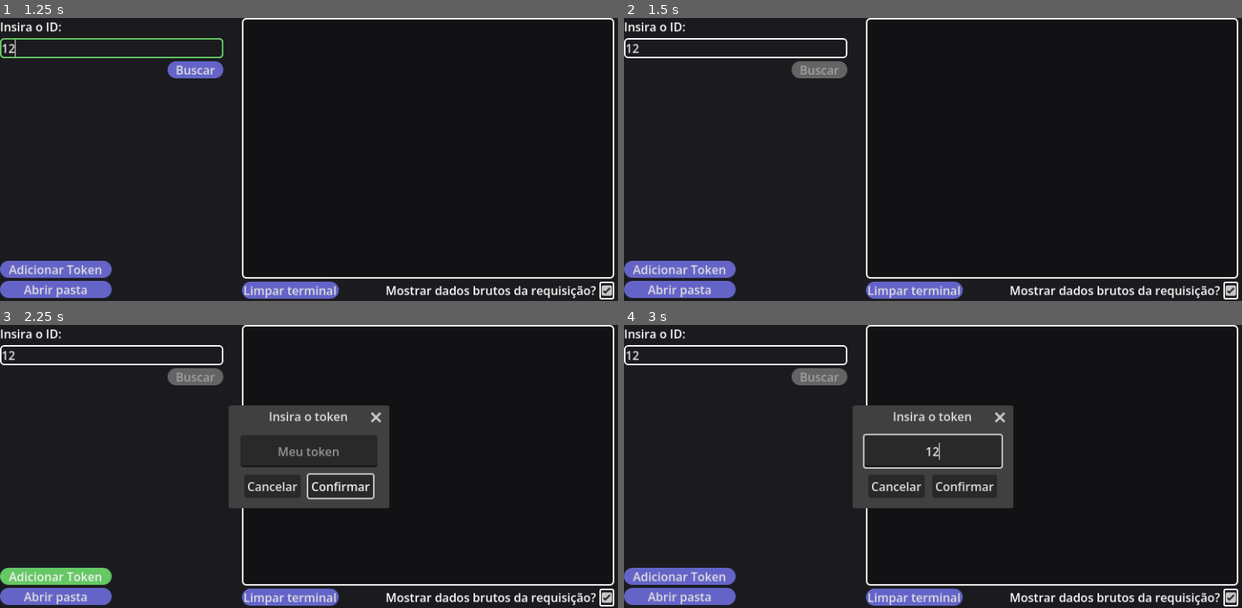
Above: before the commit, frames 1-4 (two rows, left to right).
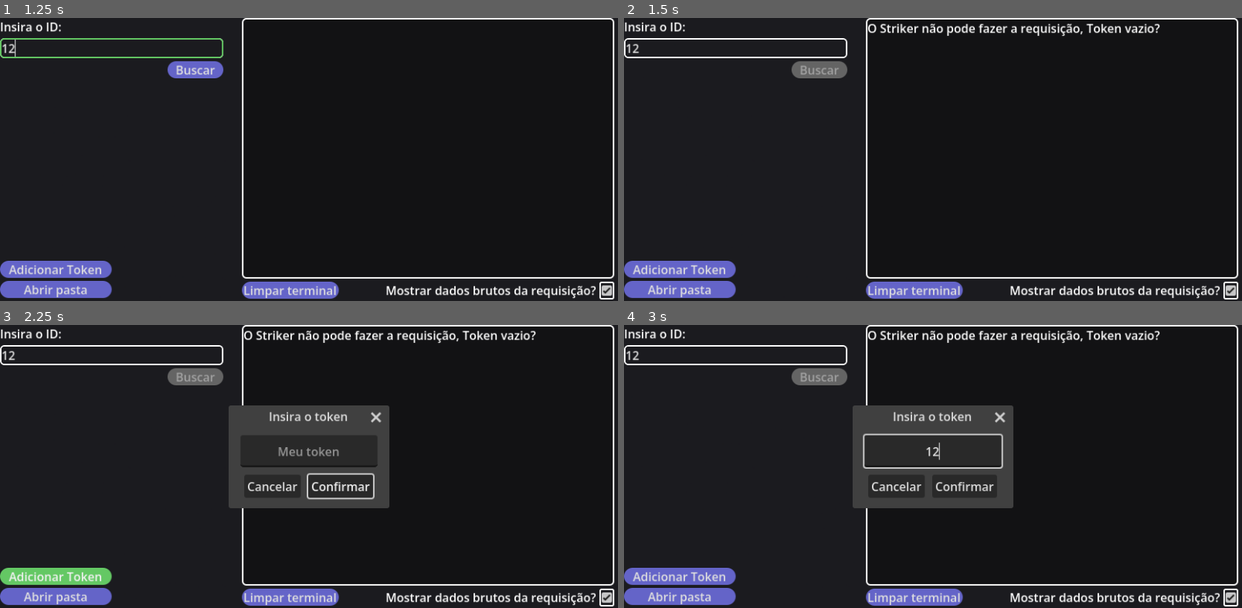
Above: after the commit, the same moments.

Repository: LucEvenepoel/Striker
Game: Godot game, scene res://scenes/MainApp.tscn
Two runs of this game, one before a commit and one after it. Both use one fixed random seed, a clock stepped at 60 frames per second and the inputs below.
Inputs (mouse positions are in pixels of both pictures, inside the frame that each line leads up to):
- Up to frame 1 (1.25 s): click (111, 49) at 0.52 s; type "12" at 0.6 s
- Up to frame 2 (1.5 s): click "Buscar" at 1.25 s
- Up to frame 3 (2.25 s): click "Adicionar Token" at 2 s
- Up to frame 4 (3 s): click (933, 452) at 2.77 s; type "12" at 2.85 s

Frame 1 is identical in both runs. In frame 2, 0.9% of the frame differs, in the area x 39-87%, y 1-7%; in frame 3, 0.9%; in frame 4, 0.9%.

Commit message:
Melhorias na estabilidade e segurança

Diff:
--- a/autoload/web/fetch.gd
+++ b/autoload/web/fetch.gd
@@ -4,8 +4,12 @@
 
 const DISCORD_PROFILES_STATIC_RESOURCE_API: String = "https://cdn.discordapp.com"
 const DISCORD_USER_STATIC_API: String = "https://discord.com/api/v10/users/"
+const STRIKER_USER_AGENT: String = "DiscordBot (https://github.com/LucEvenepoel/Striker, v1.0)"
+
 var actual_dictionary = FileManager.actual_dictionary
 
+var avatar_bag: Dictionary;
+var banner_bag: Dictionary;
 var user_bag: Dictionary = {
 	"UserID": "",
 	"AvatarID": "",
@@ -13,21 +17,27 @@
 }
 
 func _ready() -> void:
-	SignalManager.connect("search_user", fetch)
+	SignalManager.search_user.connect(fetch)
 	add_child(http)
 	http.request_completed.connect(finish_fetch)
+	http.timeout = 15
 
 func fetch(UserID: String) -> void:
-	user_bag["UserID"] = UserID
-	var url = DISCORD_USER_STATIC_API + user_bag["UserID"]
-	var headers = [
-		"Authorization: Bot %s" % actual_dictionary["Token"],
-		"Content-Type: application/json"
-	]
-	http.request(url, headers)
+	if actual_dictionary["Token"] != "":
+		user_bag["UserID"] = UserID
+		var url = DISCORD_USER_STATIC_API + user_bag["UserID"]
+		var headers = [
+			"Authorization: Bot %s" % actual_dictionary["Token"],
+			"Content-Type: application/json",
+			"User-Agent: %s" % STRIKER_USER_AGENT
+		]
+		http.request(url, headers)
+	else:
+		SignalManager.console_log.emit("O Striker não pode fazer a requisição, Token vazio?")
+		SignalManager.search_finshed.emit()
+		return
 
 func finish_fetch(_result: int, response_code: int, _headers: PackedStringArray, body: PackedByteArray) -> void:
-
 	var data = body.get_string_from_utf8()
 	var json = JSON.new()
 
@@ -41,24 +51,32 @@
 			if response_code == 200:
 				user_bag["AvatarID"] = requestdata.get("avatar", "")
 				user_bag["BannerID"] = requestdata.get("banner", "")
-				verify_urls()
+				mount_urls()
 			else:
 				SignalManager.console_log.emit("Servidor: %s" % [requestdata])
+				SignalManager.search_finshed.emit()
 				return
 		else:
 			SignalManager.console_log.emit("Ocorreu um erro ao parsear a resposta do servidor!")
+			SignalManager.search_finshed.emit()
 			return
 
-func verify_urls():
-	var avatar_bag: Dictionary = {
+func mount_urls() -> void:
+	avatar_bag = {
 		"default_discord_static_avatar_url": "%s/avatars/%s/%s.png?size=2048" % [DISCORD_PROFILES_STATIC_RESOURCE_API, user_bag["UserID"], user_bag["AvatarID"]],
 		"default_discord_animated_avatar_url": "%s/avatars/%s/%s.gif?size=2048" % [DISCORD_PROFILES_STATIC_RESOURCE_API, user_bag["UserID"], user_bag["AvatarID"]]
 	}
 
-	var banner_bag = {
+	banner_bag = {
 		"default_discord_static_banner_url": "%s/banners/%s/%s.png?size=2048" % [DISCORD_PROFILES_STATIC_RESOURCE_API, user_bag["UserID"], user_bag["BannerID"]],
 		"default_discord_animated_banner_url": "%s/banners/%s/%s.gif?size=2048" % [DISCORD_PROFILES_STATIC_RESOURCE_API, user_bag["UserID"], user_bag["BannerID"]]
 	}
+	verify_urls()
+
+func verify_urls() -> void:
+	if user_bag["AvatarID"] == null && user_bag["BannerID"] == null:
+		SignalManager.console_log.emit("O usuário não possui nenhum Avatar/Banner")
+		SignalManager.search_finshed.emit()
 
 	if !(user_bag["AvatarID"] == null):
 		if (user_bag["AvatarID"].begins_with("a_")):
--- a/components/UI Logic/console.gd
+++ b/components/UI Logic/console.gd
@@ -12,7 +12,7 @@
 	show_output_button.button_pressed = FileManager.actual_dictionary["ShowAPIResponse"]
 
 func add_message(message: String) -> void:
-	console_screen.text += (message + "\n")
+	console_screen.append_text(message + "\n")
 	console_screen.scroll_to_line(console_screen.get_line_count() - 1)
 
 func _on_clear_console_button_pressed() -> void:
--- a/components/UI Logic/insert_token_popup.gd
+++ b/components/UI Logic/insert_token_popup.gd
@@ -3,13 +3,13 @@
 @onready var input: LineEdit = $TokenInput
 
 func _on_confirmed() -> void:
-	var token = input.text
+	var token = input.text.strip_edges()
 
 	if (token == ""):
 		OS.alert("O campo do token não pode estar vazio!", "Atenção!")
 		return
-	if (token.length() < 59):
-		OS.alert("Este token parece curto demais, verifique-o!", "Atenção!")
+	if (token.length() < 59 || token.length() > 120):
+		OS.alert("Este token parece ter um tamanho inválido, verifique-o!", "Atenção!")
 		return
 
 	SignalManager.new_data_inserted.emit("Token", token)
